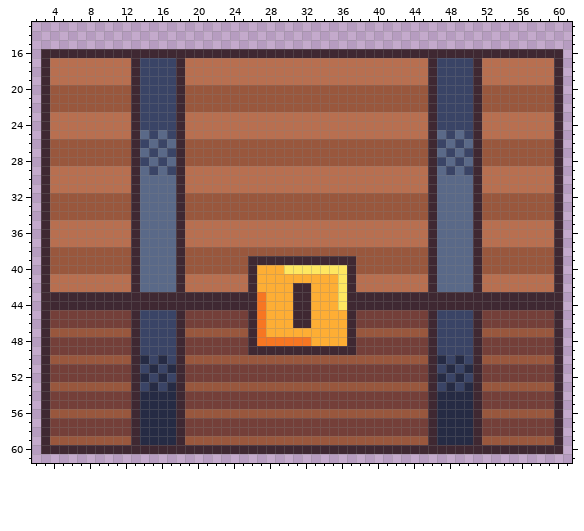
A pixel-art file gets an edit: dev/art/chest.ase. That is the earlier state.
64x64 pixels, 1 frame. Shown: x 2..61, y 13..61.
The result:
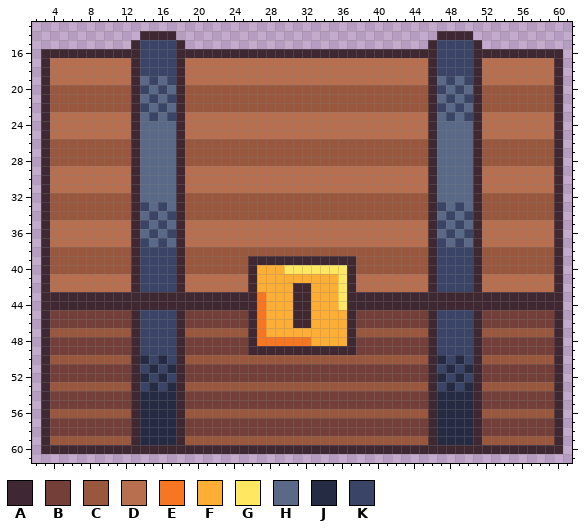
Palette (. is transparent): A #3f2832  B #743f39  C #99573d  D #b86f50  E #f77622  F #feae34  G #fee761  H #5a6988  J #262b44  K #3a4466
The edit:
@@ x 2..61 @@
 13 ............................................................
-14 ............................................................
-15 ............................................................
-16 .AAAAAAAAAAAAAAAAAAAAAAAAAAAAAAAAAAAAAAAAAAAAAAAAAAAAAAAAAA.
+14 ............AAAA.............................AAAA...........
+15 ...........AKKKKA...........................AKKKKA..........
+16 .AAAAAAAAAAAKKKKAAAAAAAAAAAAAAAAAAAAAAAAAAAAAKKKKAAAAAAAAAA.
 17 .ADDDDDDDDDAKKKKADDDDDDDDDDDDDDDDDDDDDDDDDDDAKKKKADDDDDDDDA.
 18 .ADDDDDDDDDAKKKKADDDDDDDDDDDDDDDDDDDDDDDDDDDAKKKKADDDDDDDDA.
-19 .ADDDDDDDDDAKKKKADDDDDDDDDDDDDDDDDDDDDDDDDDDAKKKKADDDDDDDDA.
-20 .ACCCCCCCCCAKKKKACCCCCCCCCCCCCCCCCCCCCCCCCCCAKKKKACCCCCCCCA.
-21 .ACCCCCCCCCAKKKKACCCCCCCCCCCCCCCCCCCCCCCCCCCAKKKKACCCCCCCCA.
-22 .ACCCCCCCCCAKKKKACCCCCCCCCCCCCCCCCCCCCCCCCCCAKKKKACCCCCCCCA.
-23 .ADDDDDDDDDAKKKKADDDDDDDDDDDDDDDDDDDDDDDDDDDAKKKKADDDDDDDDA.
-24 .ADDDDDDDDDAKKKKADDDDDDDDDDDDDDDDDDDDDDDDDDDAKKKKADDDDDDDDA.
-25 .ADDDDDDDDDAHKHKADDDDDDDDDDDDDDDDDDDDDDDDDDDAHKHKADDDDDDDDA.
-26 .ACCCCCCCCCAKHKHACCCCCCCCCCCCCCCCCCCCCCCCCCCAKHKHACCCCCCCCA.
-27 .ACCCCCCCCCAHKHKACCCCCCCCCCCCCCCCCCCCCCCCCCCAHKHKACCCCCCCCA.
-28 .ACCCCCCCCCAKHKHACCCCCCCCCCCCCCCCCCCCCCCCCCCAKHKHACCCCCCCCA.
-29 .ADDDDDDDDDAHKHKADDDDDDDDDDDDDDDDDDDDDDDDDDDAHKHKADDDDDDDDA.
+19 .ADDDDDDDDDAHKHKADDDDDDDDDDDDDDDDDDDDDDDDDDDAHKHKADDDDDDDDA.
+20 .ACCCCCCCCCAKHKHACCCCCCCCCCCCCCCCCCCCCCCCCCCAKHKHACCCCCCCCA.
+21 .ACCCCCCCCCAHKHKACCCCCCCCCCCCCCCCCCCCCCCCCCCAHKHKACCCCCCCCA.
+22 .ACCCCCCCCCAKHKHACCCCCCCCCCCCCCCCCCCCCCCCCCCAKHKHACCCCCCCCA.
+23 .ADDDDDDDDDAHKHKADDDDDDDDDDDDDDDDDDDDDDDDDDDAHKHKADDDDDDDDA.
+24 .ADDDDDDDDDAHHHHADDDDDDDDDDDDDDDDDDDDDDDDDDDAHHHHADDDDDDDDA.
+25 .ADDDDDDDDDAHHHHADDDDDDDDDDDDDDDDDDDDDDDDDDDAHHHHADDDDDDDDA.
+26 .ACCCCCCCCCAHHHHACCCCCCCCCCCCCCCCCCCCCCCCCCCAHHHHACCCCCCCCA.
+27 .ACCCCCCCCCAHHHHACCCCCCCCCCCCCCCCCCCCCCCCCCCAHHHHACCCCCCCCA.
+28 .ACCCCCCCCCAHHHHACCCCCCCCCCCCCCCCCCCCCCCCCCCAHHHHACCCCCCCCA.
+29 .ADDDDDDDDDAHHHHADDDDDDDDDDDDDDDDDDDDDDDDDDDAHHHHADDDDDDDDA.
 30 .ADDDDDDDDDAHHHHADDDDDDDDDDDDDDDDDDDDDDDDDDDAHHHHADDDDDDDDA.
@@ x 12..52 @@
 32 CAHHHHACCCCCCCCCCCCCCCCCCCCCCCCCCCAHHHHAC
-33 CAHHHHACCCCCCCCCCCCCCCCCCCCCCCCCCCAHHHHAC
-34 CAHHHHACCCCCCCCCCCCCCCCCCCCCCCCCCCAHHHHAC
-35 DAHHHHADDDDDDDDDDDDDDDDDDDDDDDDDDDAHHHHAD
-36 DAHHHHADDDDDDDDDDDDDDDDDDDDDDDDDDDAHHHHAD
-37 DAHHHHADDDDDDDDDDDDDDDDDDDDDDDDDDDAHHHHAD
-38 CAHHHHACCCCCCCCCCCCCCCCCCCCCCCCCCCAHHHHAC
-39 CAHHHHACCCCCCCAAAAAAAAAAAACCCCCCCCAHHHHAC
-40 CAHHHHACCCCCCCAFFFGGGGGGGACCCCCCCCAHHHHAC
-41 DAHHHHADDDDDDDAFFFFFFFFFGADDDDDDDDAHHHHAD
-42 DAHHHHADDDDDDDAFFFFAAFFFGADDDDDDDDAHHHHAD
+33 CAKHKHACCCCCCCCCCCCCCCCCCCCCCCCCCCAKHKHAC
+34 CAHKHKACCCCCCCCCCCCCCCCCCCCCCCCCCCAHKHKAC
+35 DAKHKHADDDDDDDDDDDDDDDDDDDDDDDDDDDAKHKHAD
+36 DAHKHKADDDDDDDDDDDDDDDDDDDDDDDDDDDAHKHKAD
+37 DAKHKHADDDDDDDDDDDDDDDDDDDDDDDDDDDAKHKHAD
+38 CAKKKKACCCCCCCCCCCCCCCCCCCCCCCCCCCAKKKKAC
+39 CAKKKKACCCCCCCAAAAAAAAAAAACCCCCCCCAKKKKAC
+40 CAKKKKACCCCCCCAFFFGGGGGGGACCCCCCCCAKKKKAC
+41 DAKKKKADDDDDDDAFFFFFFFFFGADDDDDDDDAKKKKAD
+42 DAKKKKADDDDDDDAFFFFAAFFFGADDDDDDDDAKKKKAD
 43 AAAAAAAAAAAAAAAEFFFAAFFFGAAAAAAAAAAAAAAAA
Where, in picture pixels (left, top, right, bottom), the same in both pictures:
changed: (131, 31, 185, 292)
changed: (428, 31, 482, 292)
